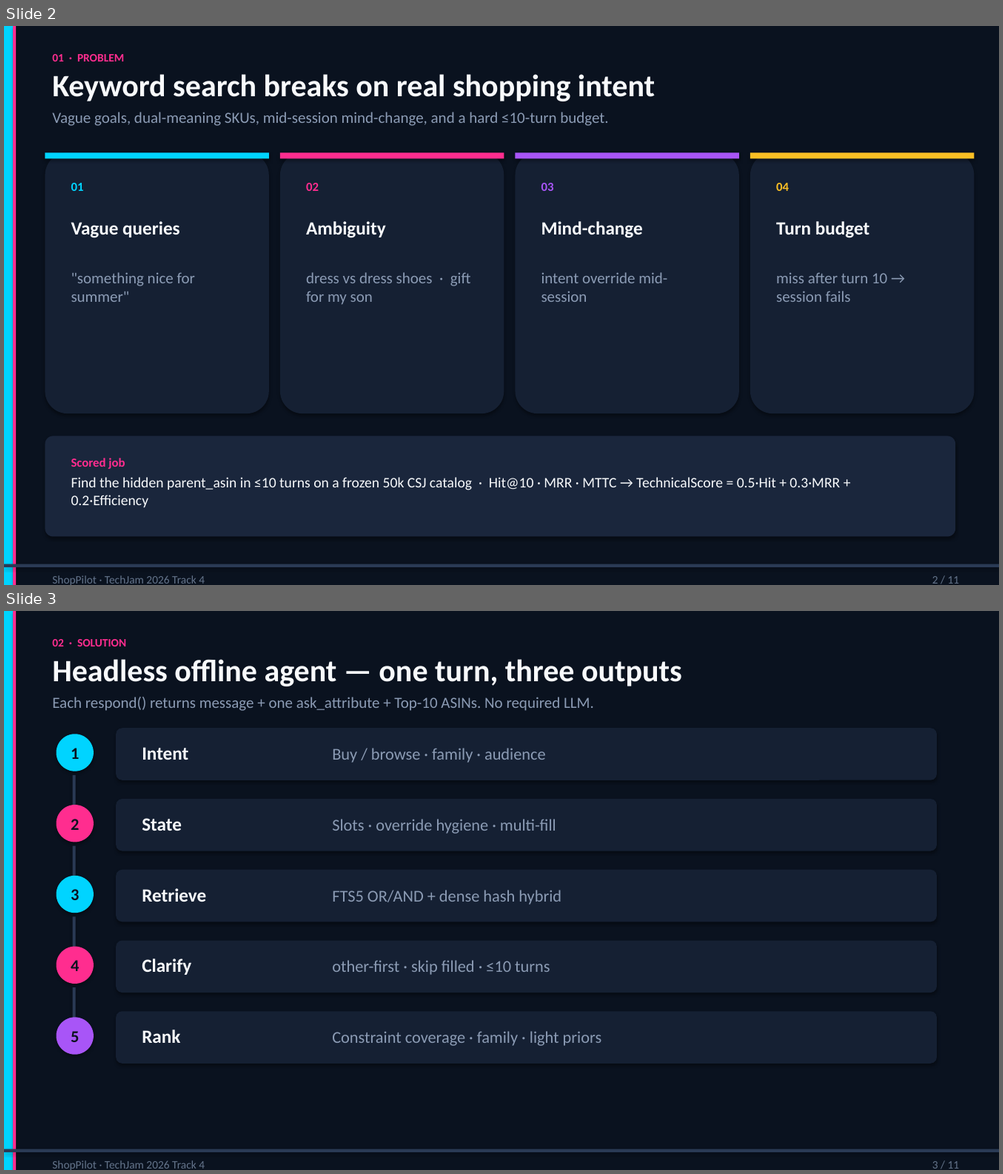
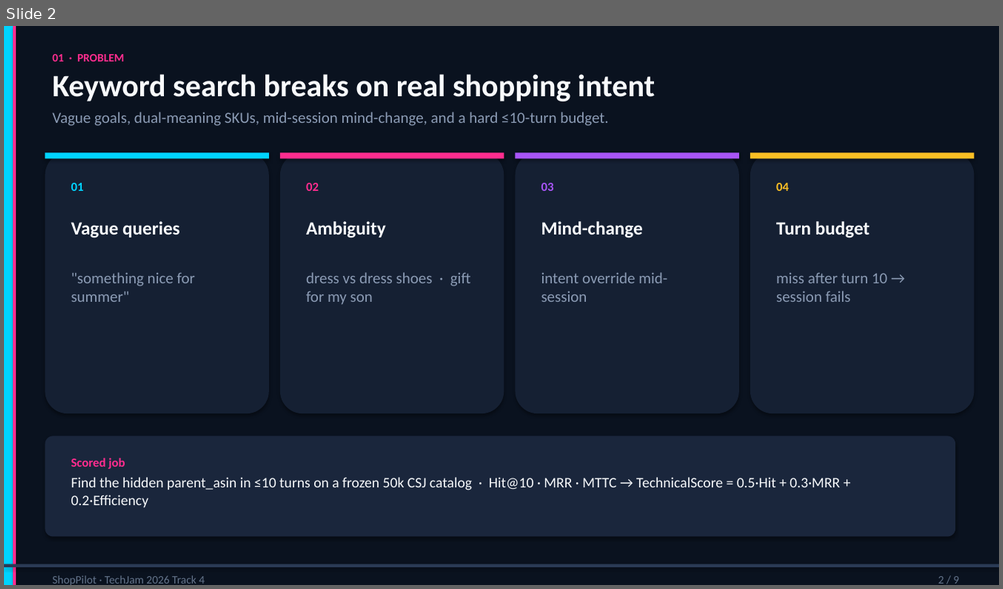
Before and after one commit to algorathem/techjam2026-shopping-copilot, a slide deck: docs/ShopPilot_Demo_Slides.pptx. Shown one above the other, each under a label of ours: slides 2 and 3 before the commit, slide 2 after it. The pictures are 1003x1174 and 1003x589 pixels, drawn with LibreOffice and Linux fonts; fonts in the diff are those of the drawing. Boxes give left, top, right and bottom in pixels: in the first picture for what was removed or moved away, otherwise in the second. Text is boxed around its words. In the diff, an @@ line names an element or a change of style, - is before the commit and + after.

Commit message:
Combine solution+literature and architecture overview+detail into 2 slides.
Drop misnamed iupate PDF; 9-slide deck + 2-slide Canva pack, native shapes only.

```diff
--- a/docs/ShopPilot_Demo_Slides.pptx
+++ b/docs/ShopPilot_Demo_Slides.pptx
@@ slide 3 removed at (x1=4, y1=611, x2=999, y2=1170), background #0A121F @@
@@ rectangle removed at (x1=4, y1=611, x2=13, y2=1170) @@
@@ rectangle removed at (x1=13, y1=611, x2=16, y2=1170) @@
@@ text removed at (x1=52, y1=639, x2=126, y2=647) @@
-02 · SOLUTION
@@ text removed at (x1=52, y1=659, x2=682, y2=686) @@
-Headless offline agent — one turn, three outputs
@@ text removed at (x1=52, y1=697, x2=594, y2=711) @@
-Each respond() returns message + one ask_attribute + Top-10 ASINs. No required LLM.
@@ ellipse removed at (x1=57, y1=734, x2=94, y2=772) @@
-1
@@ rounded rectangle removed at (x1=116, y1=728, x2=936, y2=780) @@
@@ text removed at (x1=142, y1=747, x2=188, y2=760) @@
-Intent
@@ text removed at (x1=332, y1=748, x2=546, y2=763) @@
-Buy / browse · family · audience
@@ rectangle removed at (x1=73, y1=775, x2=76, y2=809) @@
@@ ellipse removed at (x1=57, y1=805, x2=94, y2=843) @@
-2
@@ rounded rectangle removed at (x1=116, y1=799, x2=936, y2=851) @@
@@ text removed at (x1=142, y1=818, x2=182, y2=831) @@
-State
@@ text removed at (x1=332, y1=819, x2=556, y2=834) @@
-Slots · override hygiene · multi-fill
@@ rectangle removed at (x1=73, y1=846, x2=76, y2=880) @@
@@ ellipse removed at (x1=57, y1=876, x2=94, y2=913) @@
-3
@@ rounded rectangle removed at (x1=116, y1=870, x2=936, y2=922) @@
@@ text removed at (x1=142, y1=889, x2=206, y2=902) @@
-Retrieve
@@ text removed at (x1=332, y1=890, x2=561, y2=905) @@
-FTS5 OR/AND + dense hash hybrid
@@ rectangle removed at (x1=73, y1=917, x2=76, y2=951) @@
@@ rounded rectangle removed at (x1=116, y1=941, x2=936, y2=993) @@
@@ ellipse removed at (x1=57, y1=947, x2=94, y2=984) @@
-4
@@ text removed at (x1=142, y1=959, x2=191, y2=975) @@
-Clarify
@@ text removed at (x1=332, y1=960, x2=549, y2=975) @@
-other-first · skip filled · ≤10 turns
@@ rectangle removed at (x1=73, y1=988, x2=76, y2=1022) @@
@@ ellipse removed at (x1=57, y1=1017, x2=94, y2=1055) @@
-5
@@ rounded rectangle removed at (x1=116, y1=1011, x2=936, y2=1064) @@
@@ text removed at (x1=142, y1=1030, x2=180, y2=1043) @@
-Rank
@@ text removed at (x1=332, y1=1031, x2=602, y2=1046) @@
-Constraint coverage · family · light priors
@@ rectangle removed at (x1=4, y1=1150, x2=999, y2=1153) @@
@@ text removed at (x1=52, y1=1161, x2=205, y2=1170) @@
-ShopPilot · TechJam 2026 Track 4
@@ text removed at (x1=932, y1=1162, x2=959, y2=1169) @@
-3 / 11
@@ slide 2 changed as well @@
@@ text at (x1=938, y1=577, x2=959, y2=584): text changed @@
-2 / 11
+2 / 9
```
Also in this commit, not shown: 7 other slides changed, 1 slide added, 2 other slides removed, 3 other files.
